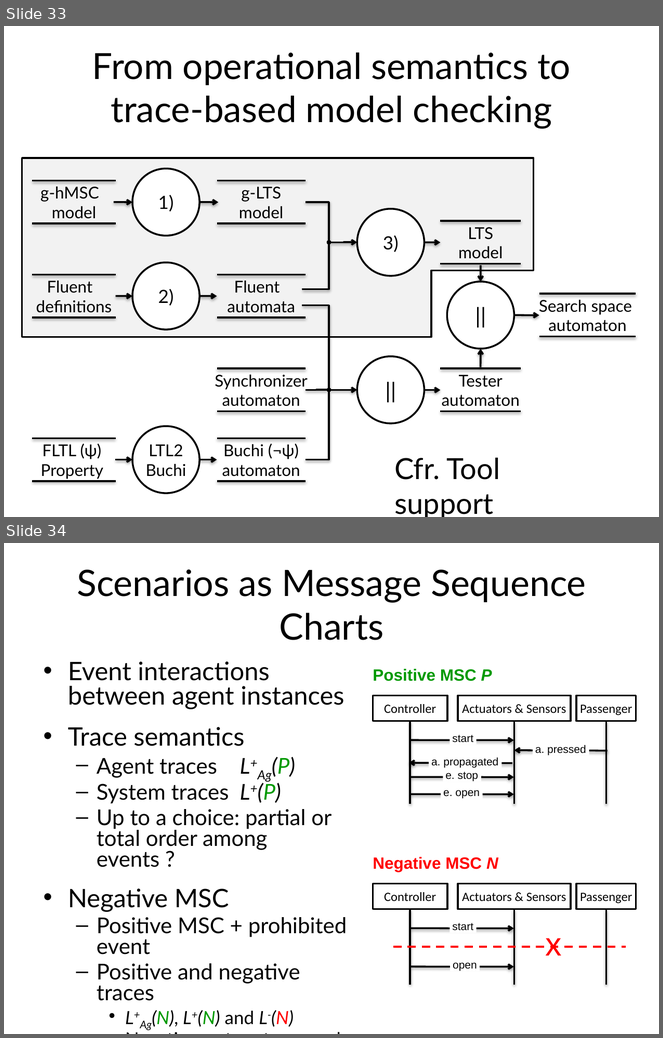
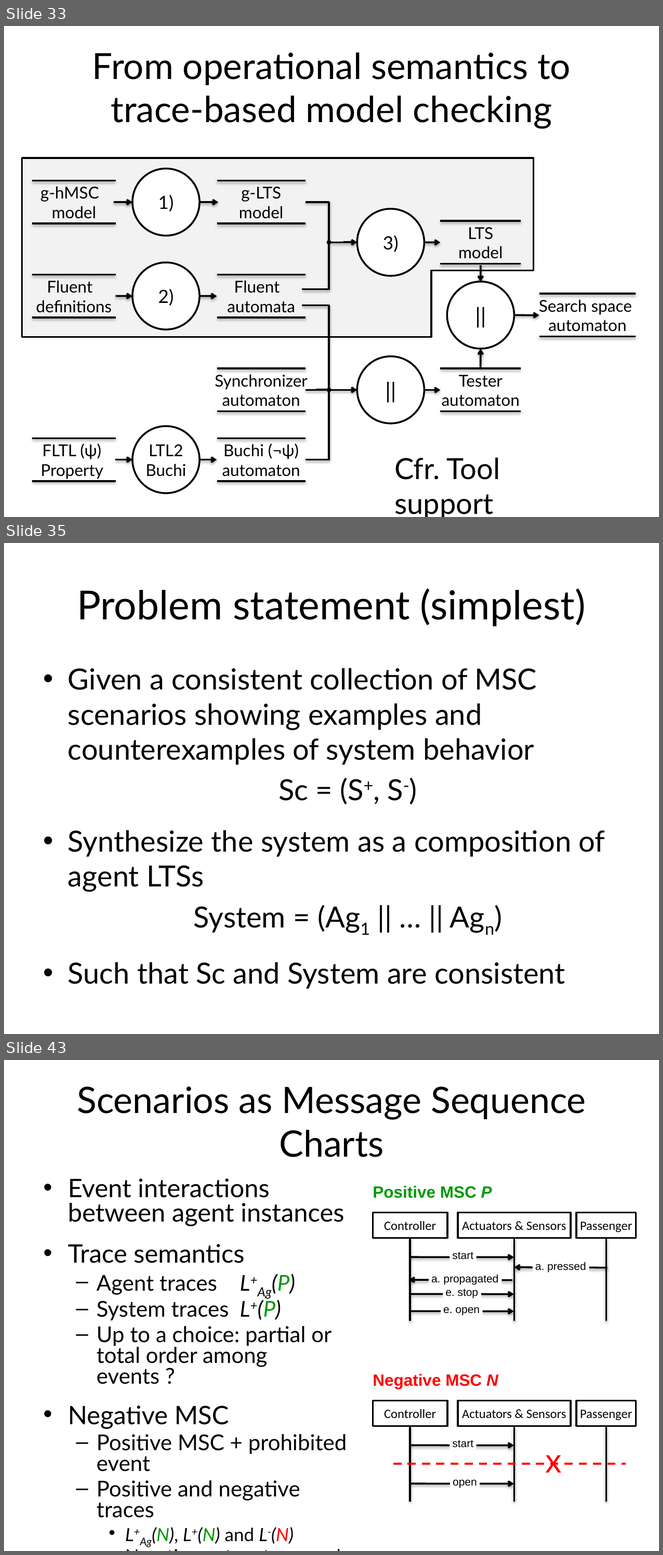
Before and after one commit to blambeau/phd, a slide deck: private-defense/slides.pptx. Shown one above the other, each under a label of ours: slides 33 and 34 before the commit, slides 33, 35 and 43 after it; the slides between them are not shown. The pictures are 663x1038 and 663x1555 pixels, drawn with LibreOffice and Linux fonts; fonts in the diff are those of the drawing. Boxes give left, top, right and bottom in pixels: in the first picture for what was removed or moved away, otherwise in the second. Text is boxed around its words. In the diff, an @@ line names an element or a change of style, - is before the commit and + after.

```diff
--- a/private-defense/slides.pptx
+++ b/private-defense/slides.pptx
@@ slide 35 added at (x1=4, y1=543, x2=659, y2=1034), background #FFFFFF @@
@@ title added at (x1=77, y1=588, x2=586, y2=626), 44 pt, text #000000 @@
+Problem statement (simplest)
@@ text added at (x1=68, y1=668, x2=606, y2=989), 32 pt, text #000000 @@
+• Given a consistent collection of MSC scenarios showing examples and counterexamples of system behavior
+  Sc = (S+, S-)
+• Synthesize the system as a composition of agent LTSs
+  System = (Ag1 || … || Agn)
+• Such that Sc and System are consistent
@@ what was slide 34 is now slide 43 @@
```
Also in this commit, not shown: 4 slides changed, 8 other slides added, 34 slides removed.
